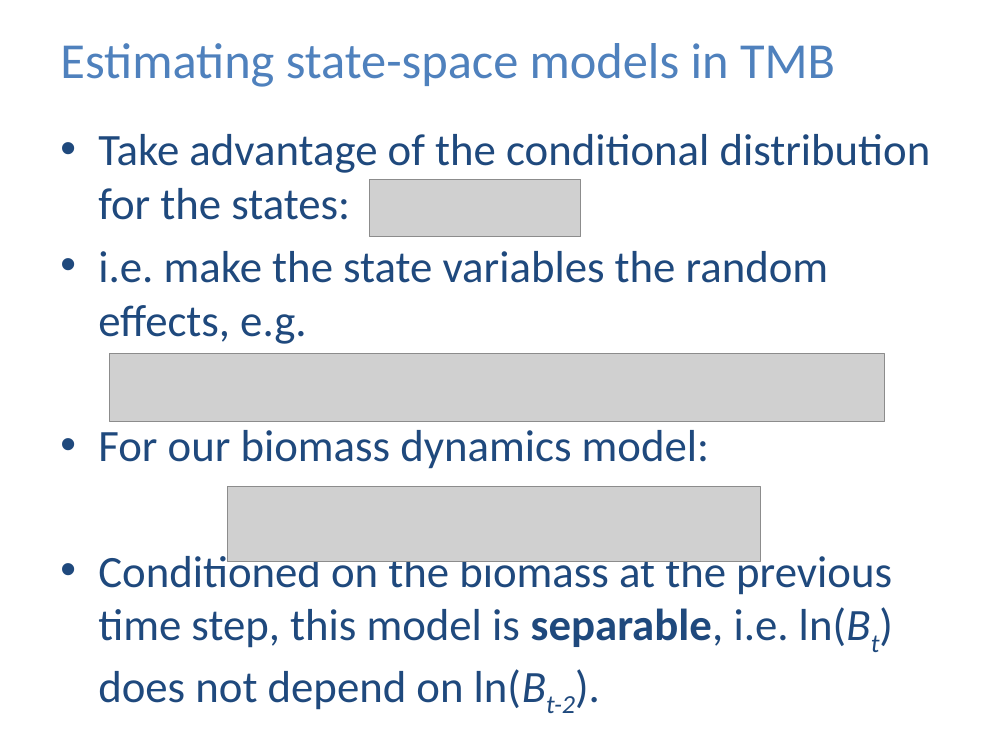
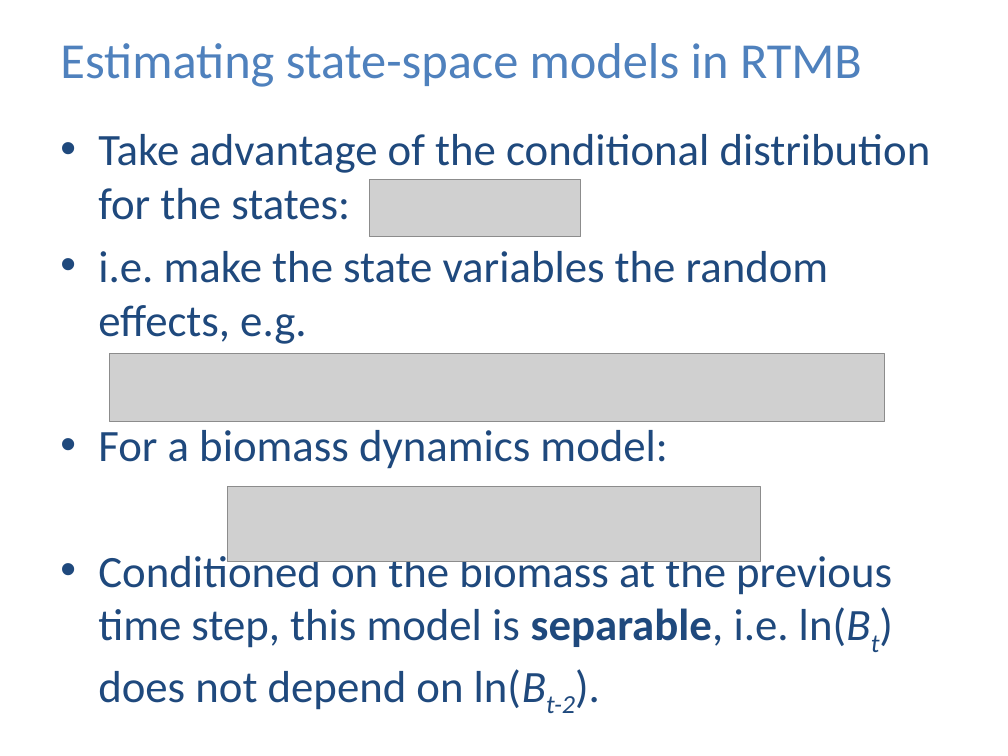
Before and after one commit to gavinfay/mar580-advpopmod-f25, a slide deck: slide 22 of materials/2025-09-30/Lecture_SSM.pptx. Drawn at 1008x756 pixels with LibreOffice and Linux fonts; fonts in the diff are those of the drawing; grey boxes stand for pictures. Boxes give left, top, right and bottom in pixels: in the first picture for what was removed or moved away, otherwise in the second. Text is boxed around its words. In the diff, an @@ line names an element or a change of style, - is before the commit and + after.

```diff
--- a/materials/2025-09-30/Lecture_SSM.pptx
+++ b/materials/2025-09-30/Lecture_SSM.pptx
@@ title at bbox=[60, 43, 862, 87]: text changed @@
-Estimating state-space models in TMB
+Estimating state-space models in RTMB
@@ text at bbox=[98, 430, 667, 469]: text changed @@
-• For our biomass dynamics model:
+• For a biomass dynamics model:
```
Also in this commit, not shown: 2 other slides changed, 1 other file.
